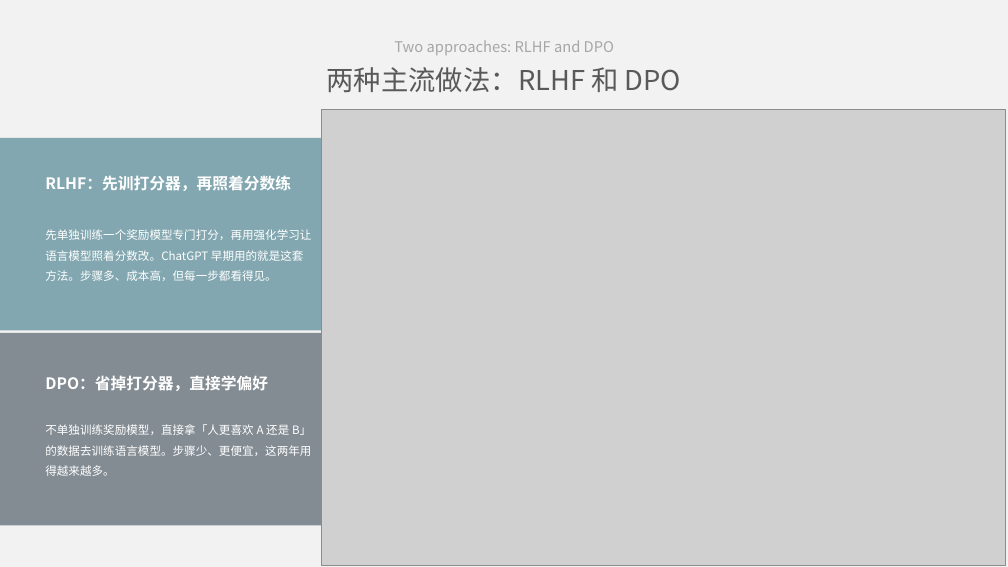
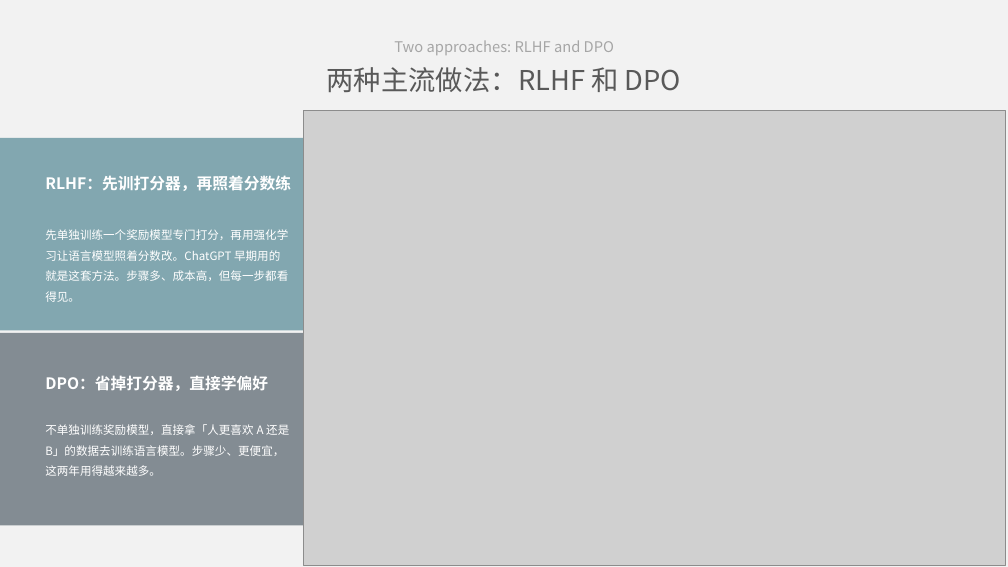
Before and after one commit to wurenrumian/FUCK-POWERPOINT-, a slide deck: slide 4 of deliverable/final.pptx. Drawn at 1008x567 pixels with LibreOffice and Linux fonts; fonts in the diff are those of the drawing; grey boxes stand for pictures. Boxes give left, top, right and bottom in pixels: in the first picture for what was removed or moved away, otherwise in the second. Text is boxed around its words. In the diff, an @@ line names an element or a change of style, - is before the commit and + after.

```diff
--- a/deliverable/final.pptx
+++ b/deliverable/final.pptx
@@ picture: place and size @@
-picture at <box>321,110,1006,566</box>
+picture at <box>303,110,1006,566</box>
@@ text "先单独训练一个奖励模型专门打分，再用强化学习让语言模型照着分数改。ChatGPT 早期用的就是这套方法。步骤多、成本高， ..." rewrapped from <box>45,229,311,281</box> to <box>45,229,288,302</box> @@
@@ text "不单独训练奖励模型，直接拿「人更喜欢 A 还是 B」的数据去训练语言模型。步骤少、更便宜，这两年用得越来越多。" rewrapped from <box>45,424,311,476</box> to <box>45,424,289,476</box> @@
```
Also in this commit, not shown: 5 other slides changed, 3 other files.
